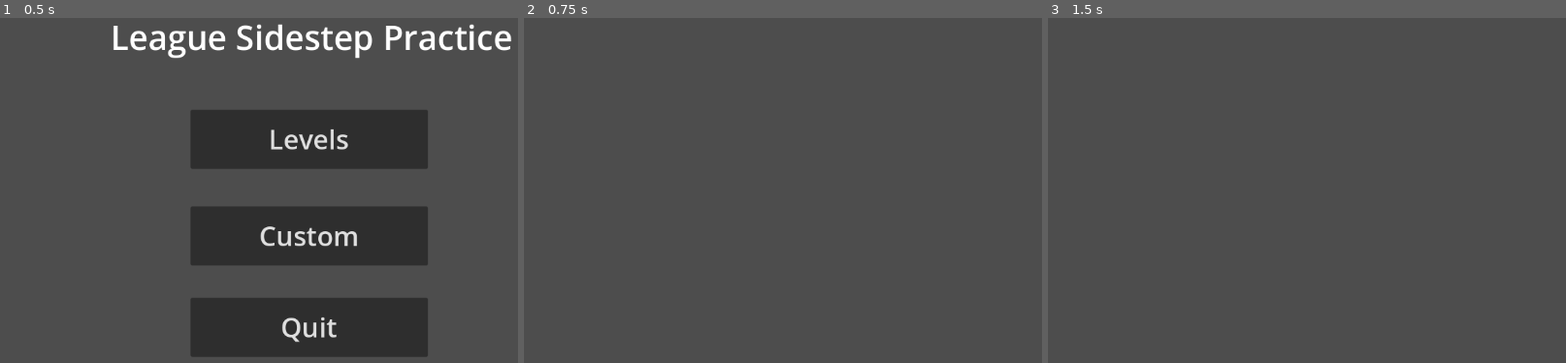
Above: before the commit, frames 1-3 (left to right).
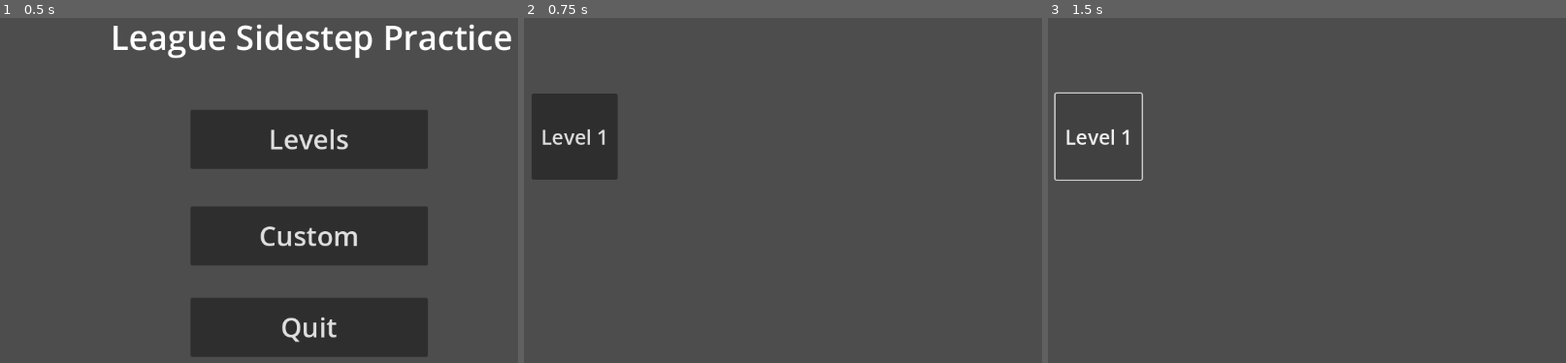
Above: after the commit, the same moments.

Repository: OhijMik/League-of-Dodgers
Game: Godot game, scene res://scenes/main_menu.tscn
Same seed, same stepped clock (60 frames per second), same inputs: the game is played once before the commit and once after it.
Inputs (mouse positions are in pixels of both pictures, inside the frame that each line leads up to):
- Up to frame 1 (0.5 s): no input
- Up to frame 2 (0.75 s): click "Levels" at 0.5 s
- Up to frame 3 (1.5 s): click (1099, 135) at 1.25 s, where only the run after the commit has a clickable "Level 1"

Frame 1 is identical in both runs. In frame 2, 4.1% of the frame differs, in the area x 1-18%, y 21-47%; in frame 3, 0.5%.

Commit message:
Added the level 1 button

Diff:
--- a/scenes/levels_scene.tscn
+++ b/scenes/levels_scene.tscn
@@ -1,3 +1,11 @@
 [gd_scene format=3 uid="uid://fdnyv2kew5nf"]
 
 [node name="LevelsScene" type="Node2D"]
+
+[node name="Button" type="Button" parent="."]
+offset_left = 128.0
+offset_top = 192.0
+offset_right = 256.0
+offset_bottom = 320.0
+theme_override_font_sizes/font_size = 30
+text = "Level 1"
